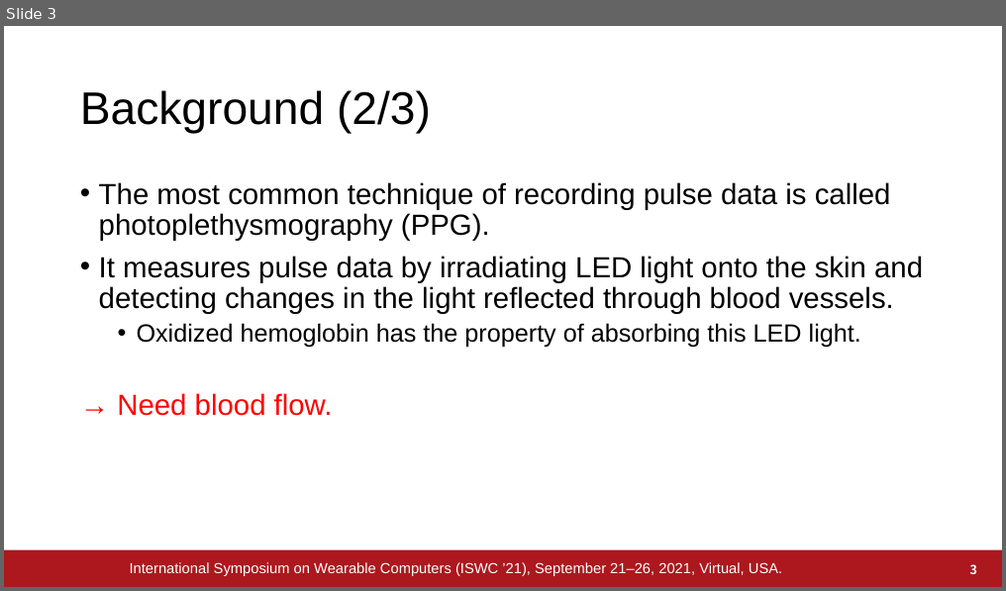
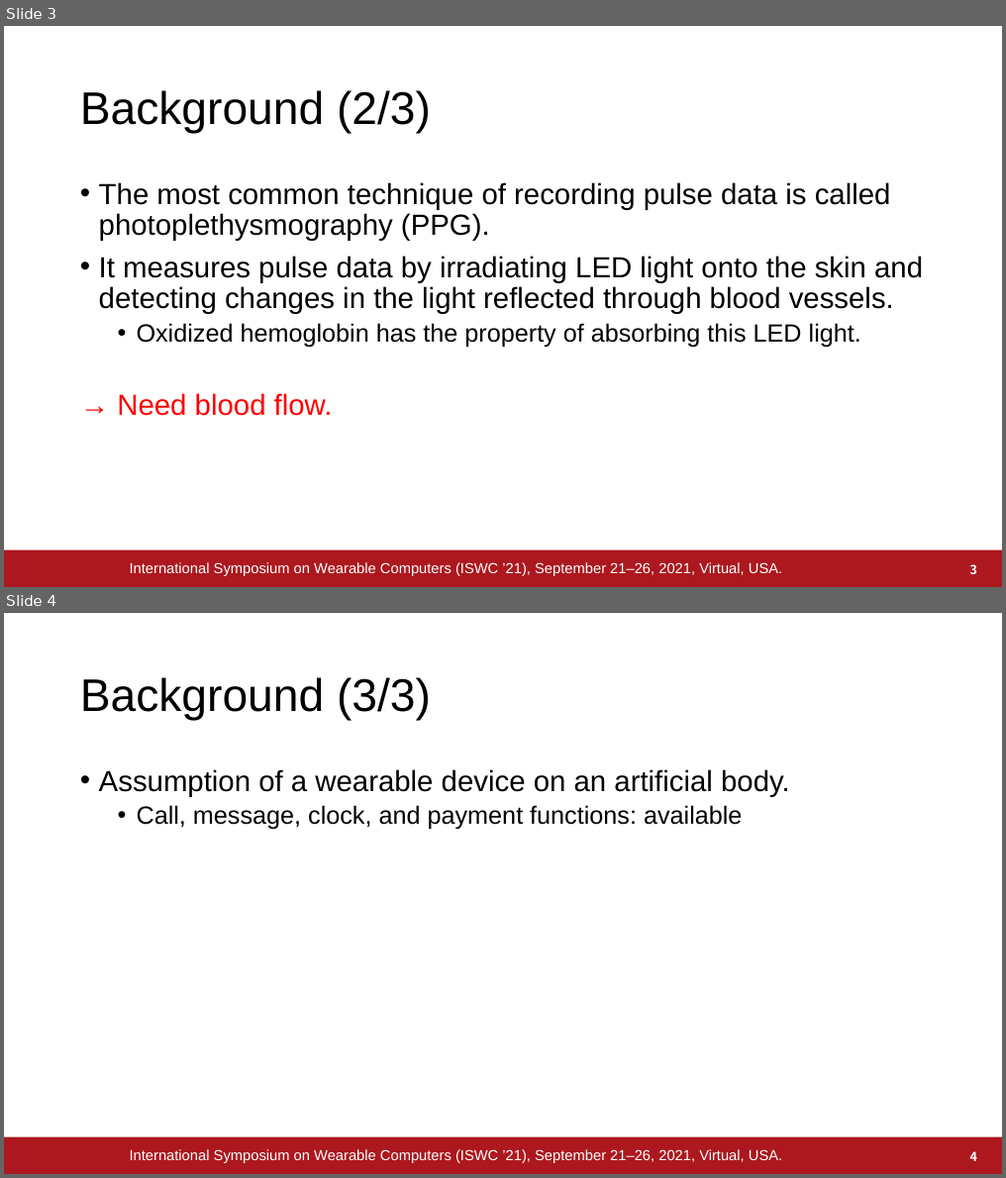
Before and after one commit to a2h1r0/lab, a slide deck: paper/pulse/ISWC2021/ISWC2021.pptx. Shown one above the other, each under a label of ours: slide 3 before the commit, slides 3 and 4 after it. The pictures are 1006x591 and 1006x1178 pixels, drawn with LibreOffice and Linux fonts; fonts in the diff are those of the drawing; background and template pictures are left out. Boxes give left, top, right and bottom in pixels: in the first picture for what was removed or moved away, otherwise in the second. Text is boxed around its words. In the diff, an @@ line names an element or a change of style, - is before the commit and + after.

```diff
--- a/paper/pulse/ISWC2021/ISWC2021.pptx
+++ b/paper/pulse/ISWC2021/ISWC2021.pptx
@@ slide 4 added at [4,613,1002,1174], background #FFFFFF; not listed: 1 template element that a slide beside it also shows @@
@@ title added at [80,677,431,721], 44 pt, text #000000 @@
+Background (3/3)
@@ text added at [99,769,790,830], 24 pt, text #000000 @@
+• Assumption of a wearable device on an artificial body.
+  • Call, message, clock, and payment functions: available
@@ text added at [130,1150,782,1163], 14 pt, text #FFFFFF @@
+International Symposium on Wearable Computers (ISWC ’21), September 21–26, 2021, Virtual, USA.
@@ page number added at [970,1152,977,1161], 12 pt, text #FFFFFF, bold @@
+4
```
